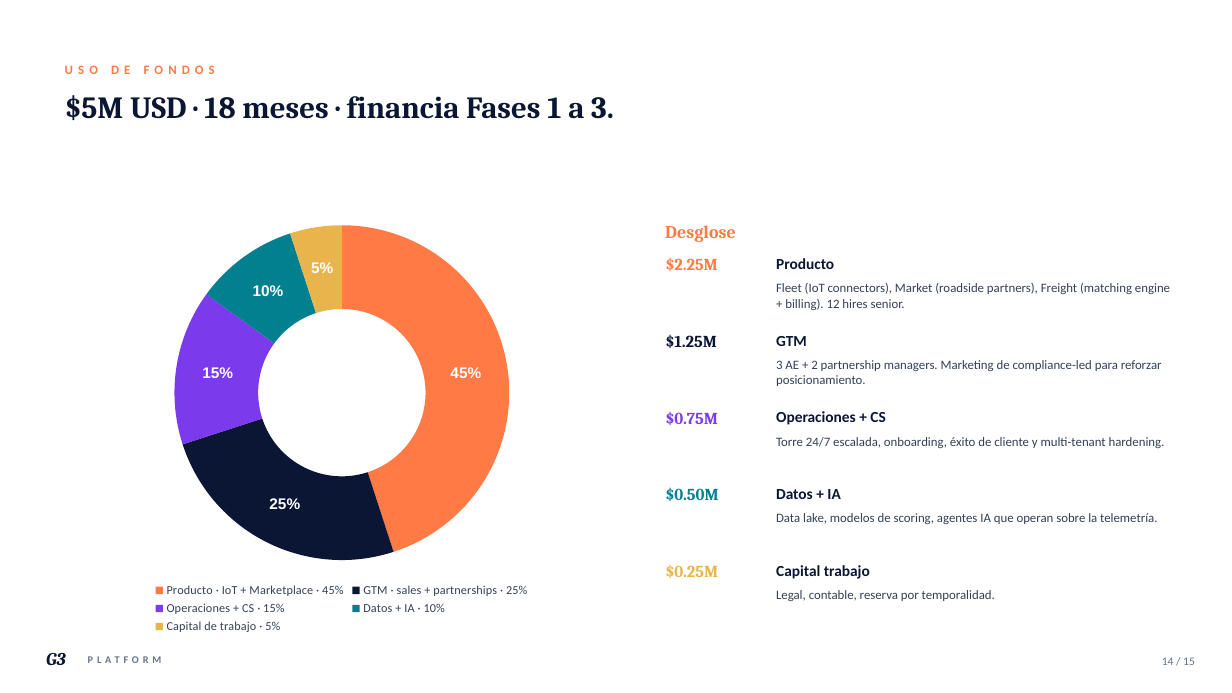
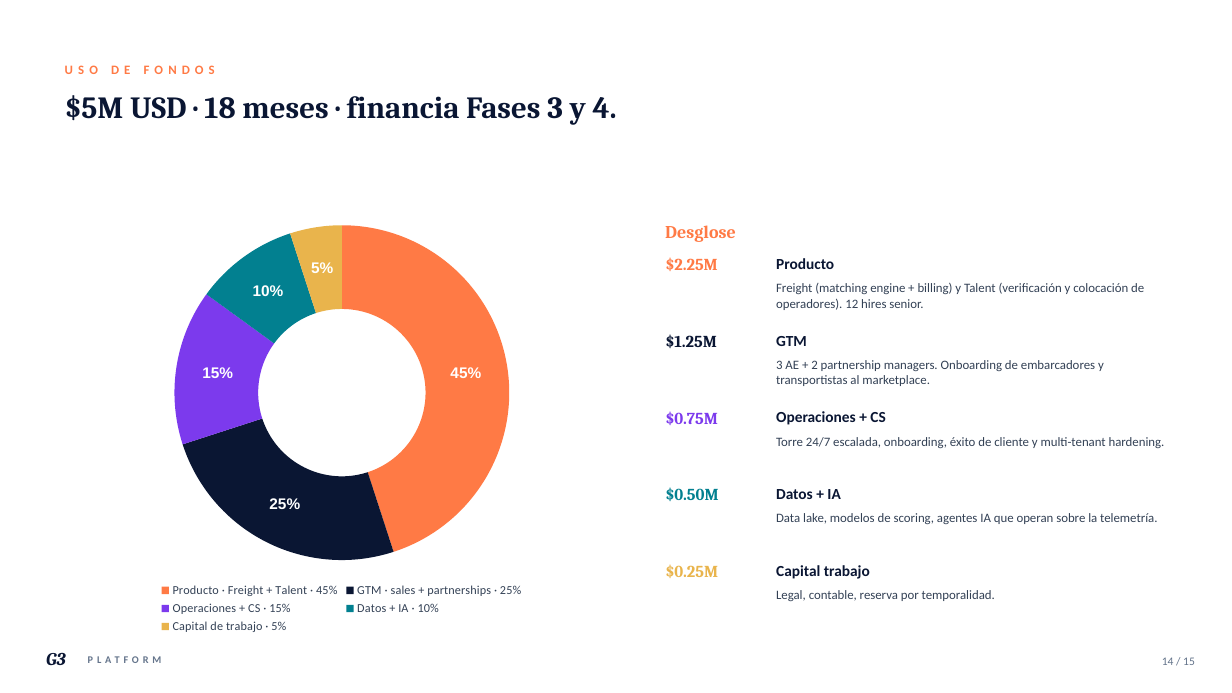
Before and after one commit to EduardoGamboaB/Mobile, a slide deck: slide 14 of docs/investor-deck/G3-Platform-Seed-2026.pptx. Drawn at 1232x693 pixels with LibreOffice and Linux fonts; fonts in the diff are those of the drawing. Boxes give left, top, right and bottom in pixels: in the first picture for what was removed or moved away, otherwise in the second. Text is boxed around its words. In the diff, an @@ line names an element or a change of style, - is before the commit and + after.

```diff
--- a/docs/investor-deck/G3-Platform-Seed-2026.pptx
+++ b/docs/investor-deck/G3-Platform-Seed-2026.pptx
@@ text at (x1=65, y1=95, x2=617, y2=125): text changed @@
-$5M USD · 18 meses · financia Fases 1 a 3.
+$5M USD · 18 meses · financia Fases 3 y 4.
@@ doughnut chart at (x1=65, y1=213, x2=619, y2=638) @@
-categories: Producto · IoT + Marketplace · 45%, GTM · sales + partnerships · 25%, Operaciones + CS · 15%, Datos + IA · 10%, Capital de trabajo · 5%
+categories: Producto · Freight + Talent · 45%, GTM · sales + partnerships · 25%, Operaciones + CS · 15%, Datos + IA · 10%, Capital de trabajo · 5%
@@ text at (x1=776, y1=283, x2=1144, y2=310): text changed @@
-Fleet (IoT connectors), Market (roadside partners), Freight (matching engine + billing). 12 hires senior.
+Freight (matching engine + billing) y Talent (verificación y colocación de operadores). 12 hires senior.
@@ text at (x1=776, y1=360, x2=1104, y2=386): text changed @@
-3 AE + 2 partnership managers. Marketing de compliance-led para reforzar posicionamiento.
+3 AE + 2 partnership managers. Onboarding de embarcadores y transportistas al marketplace.
```
Also in this commit, not shown: 8 other slides changed, 10 other files.
